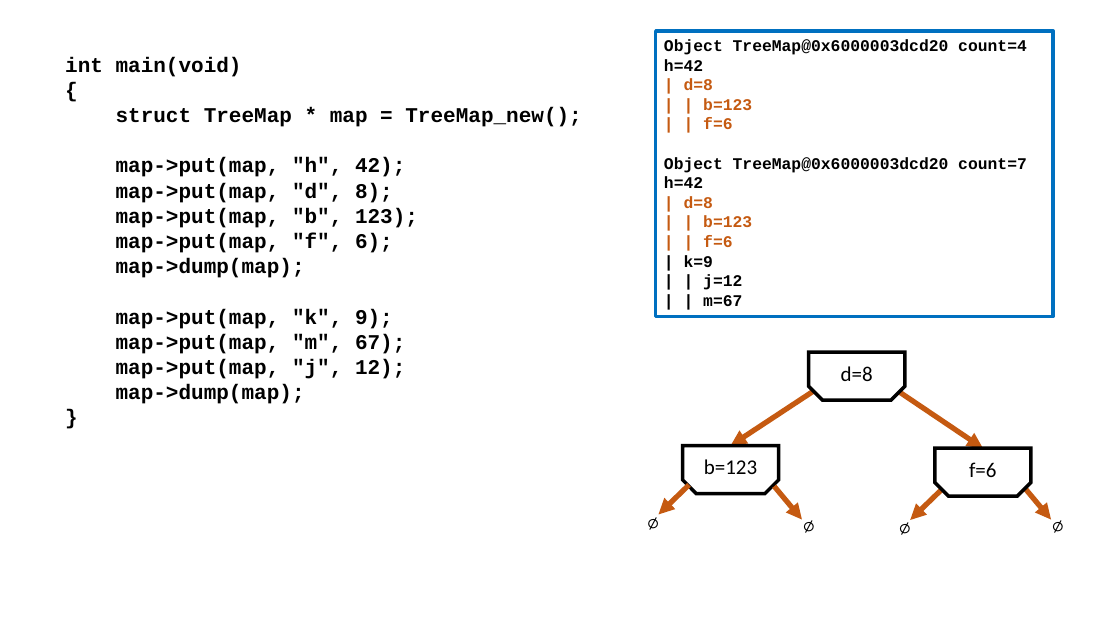
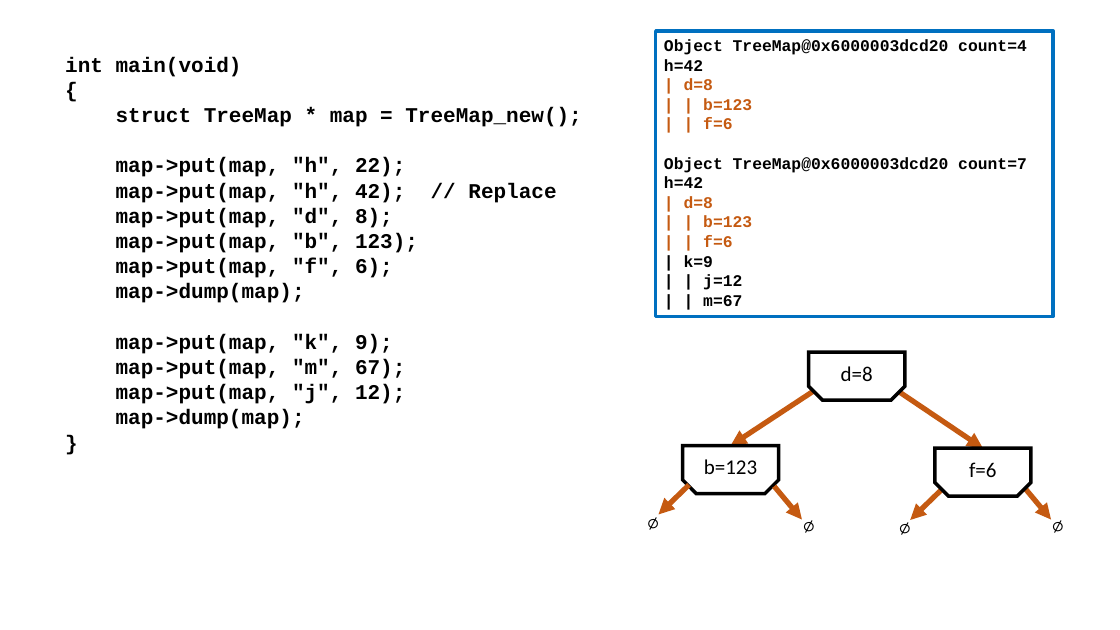
Before and after one commit to csev/cc4e, a slide deck: slide 28 of lectures/CC-05-Trees-Hash.pptx. Drawn at 1120x630 pixels with LibreOffice and Linux fonts; fonts in the diff are those of the drawing. Boxes give left, top, right and bottom in pixels: in the first picture for what was removed or moved away, otherwise in the second. Text is boxed around its words. In the diff, an @@ line names an element or a change of style, - is before the commit and + after.

```diff
--- a/lectures/CC-05-Trees-Hash.pptx
+++ b/lectures/CC-05-Trees-Hash.pptx
@@ text at [116, 157, 556, 203]: text changed @@
-map->put(map, "h", 42);
+map->put(map, "h", 22);
+map->put(map, "h", 42); // Replace
```
Also in this commit, not shown: 9 other slides changed, 34 slides added.
